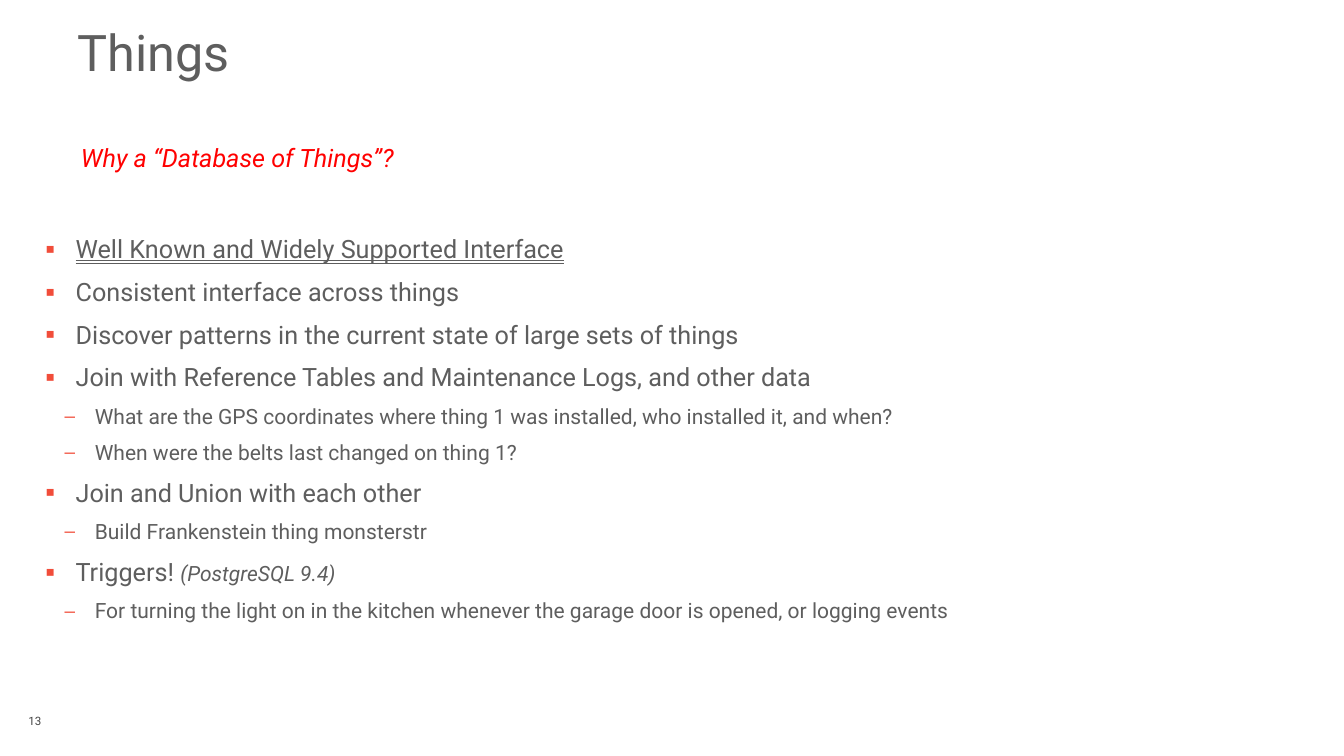
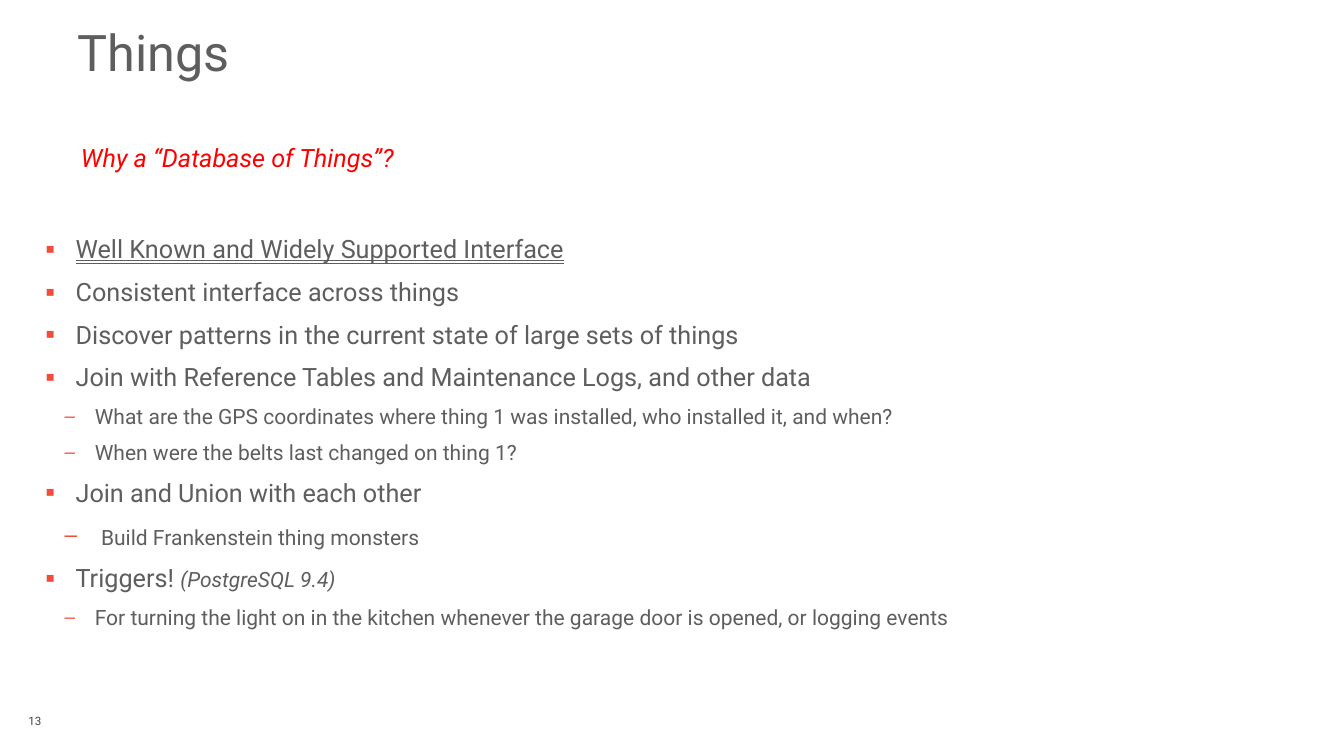
Before and after one commit to rotten/hue-multicorn-postgresql-fdw, a slide deck: slide 13 of extra/Database_Of_Things_PGConf_US_2015.pptx. Drawn at 1344x756 pixels with LibreOffice and Linux fonts; fonts in the diff are those of the drawing; background and template pictures are left out. Boxes give left, top, right and bottom in pixels: in the first picture for what was removed or moved away, otherwise in the second. Text is boxed around its words. In the diff, an @@ line names an element or a change of style, - is before the commit and + after.

```diff
--- a/extra/Database_Of_Things_PGConf_US_2015.pptx
+++ b/extra/Database_Of_Things_PGConf_US_2015.pptx
@@ text at bbox=[101, 529, 419, 550]: text changed @@
-  – Build Frankenstein thing monsterstr
+  – Build Frankenstein thing monsters
```
Also in this commit, not shown: 6 other slides changed.
